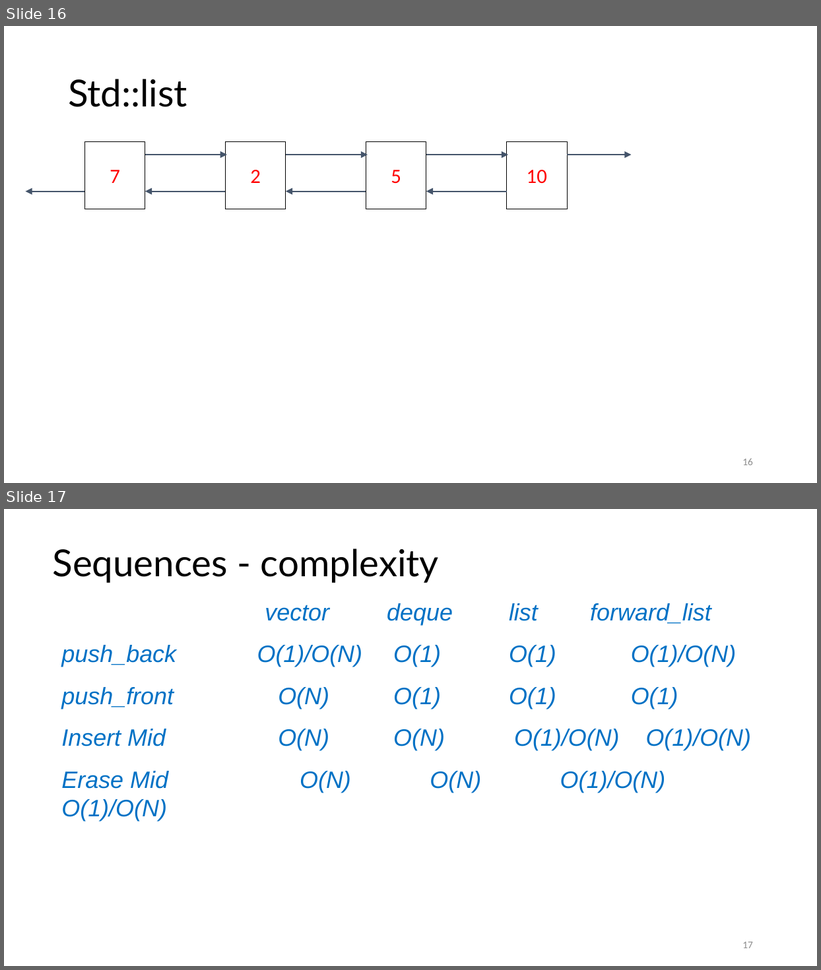
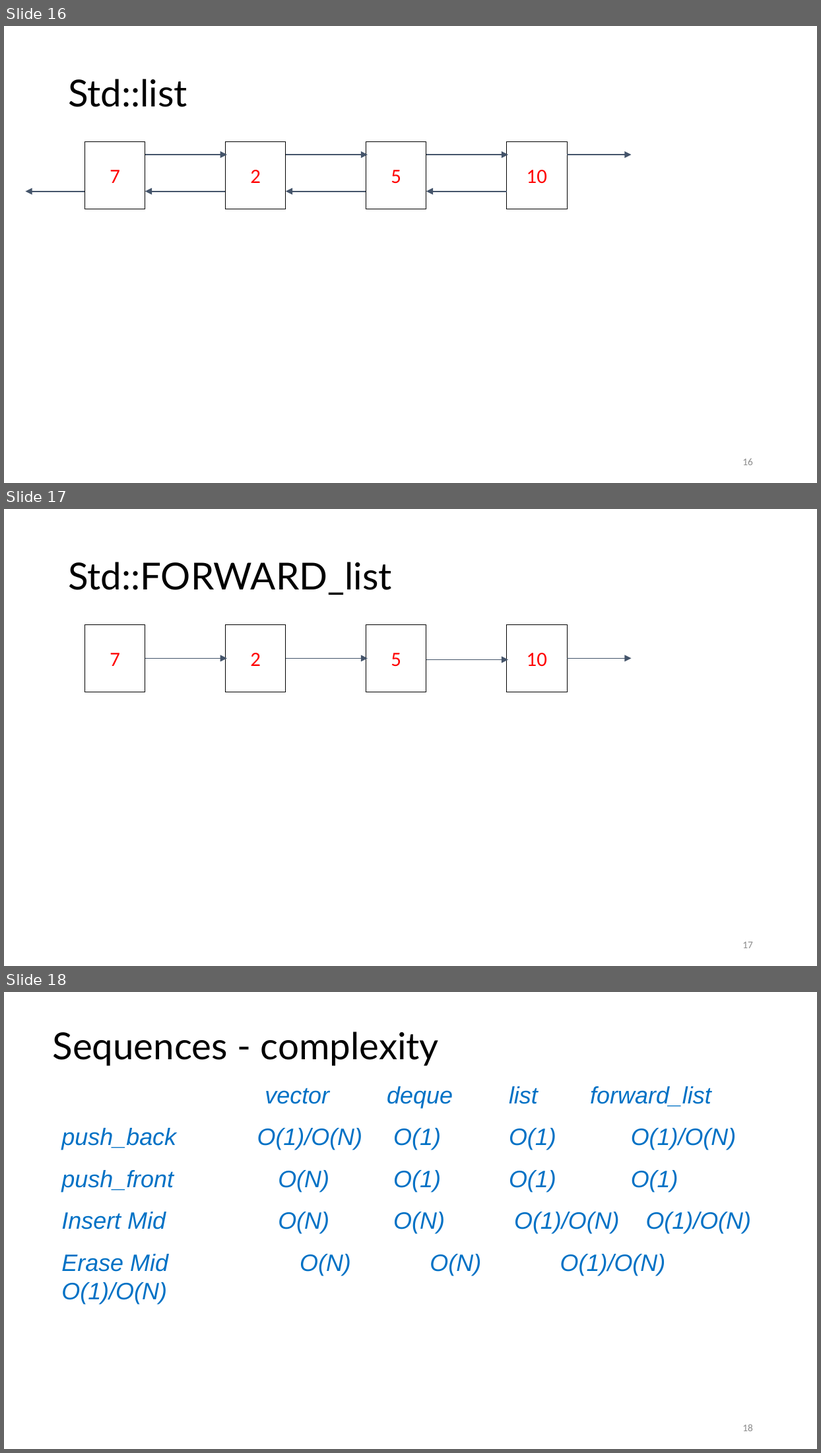
Before and after one commit to rarutyun/cpp-courses, a slide deck: 03_containrers_and_initialization/03_containers.pptx. Shown one above the other, each under a label of ours: slides 16 and 17 before the commit, slides 16, 17 and 18 after it. The pictures are 821x970 and 821x1453 pixels, drawn with LibreOffice and Linux fonts; fonts in the diff are those of the drawing. Boxes give left, top, right and bottom in pixels: in the first picture for what was removed or moved away, otherwise in the second. Text is boxed around its words. In the diff, an @@ line names an element or a change of style, - is before the commit and + after.

Commit message:
Add forward_list slide to the presentation

```diff
--- a/03_containrers_and_initialization/03_containers.pptx
+++ b/03_containrers_and_initialization/03_containers.pptx
@@ slide 17 added at box(4, 509, 817, 966), background #FFFFFF @@
@@ title added at box(68, 562, 392, 595), 33 pt, text #000000 @@
+Std::FORWARD_list
@@ rectangle added at box(85, 625, 145, 692), fill #FFFFFF, outline #000000 0.5 pt, 18 pt, text #FF0000 @@
+7
@@ rectangle added at box(225, 625, 285, 692), fill #FFFFFF, outline #000000 0.5 pt, 18 pt, text #FF0000 @@
+2
@@ rectangle added at box(366, 625, 426, 692), fill #FFFFFF, outline #000000 0.5 pt, 18 pt, text #FF0000 @@
+5
@@ rectangle added at box(506, 625, 567, 692), fill #FFFFFF, outline #000000 0.5 pt, 18 pt, text #FF0000 @@
+10
@@ arrow added from (145, 659) to (227, 659), #44546A 1 pt @@
@@ arrow added from (286, 659) to (368, 659), #44546A 1 pt @@
@@ arrow added from (426, 659) to (508, 659), #44546A 1 pt @@
@@ arrow added from (567, 659) to (632, 659), #44546A 1 pt @@
@@ page number added at box(743, 942, 753, 949), 9 pt, text #8C8C8C @@
+17
@@ what was slide 17 is now slide 18 @@
@@ page number at box(743, 1424, 753, 1432): text changed @@
-17
+18
```
